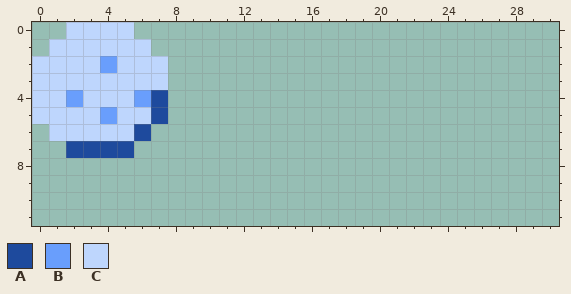
Two states of a pixel-art file, game/assets/spritesheet.aseprite. This is how it looked before the edit.
64x64 pixels, 1 frame. Shown: x 0..30, y 0..11.
Palette (. is transparent): A #1e4a9d  B #699efc  C #bed6fd
Pixels before, first column x 0:
0 ..CCCC..
1 .CCCCCC.
2 CCCCBCCC
3 CCCCCCCC
4 CCBCCCBA
5 CCCCBCCA
6 .CCCCCA.
7 ..AAAA..
After:
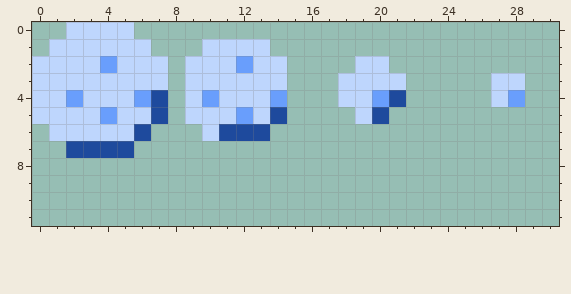
From old to new:
Changed rows in their new state; - is an unchanged pixel.
first column x 9:
 1 -CCCC---------------
 2 CCCBCC----CC--------
 3 CCCCCC---CCCC-----CC
 4 CBCCCB---CCBA-----CB
 5 CCCBCA----CA--------
 6 -CAAA---------------
Where, in picture pixels (left, top, right, bottom), the same in both pictures:
added: (185, 39, 287, 141)
added: (338, 56, 406, 124)
added: (491, 73, 525, 107)
